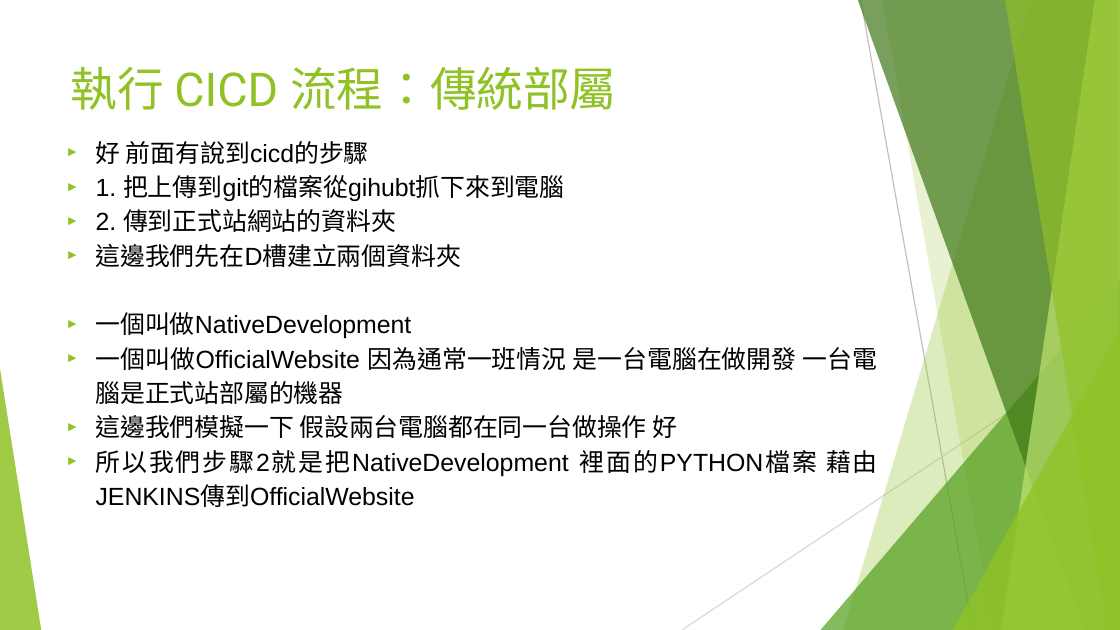
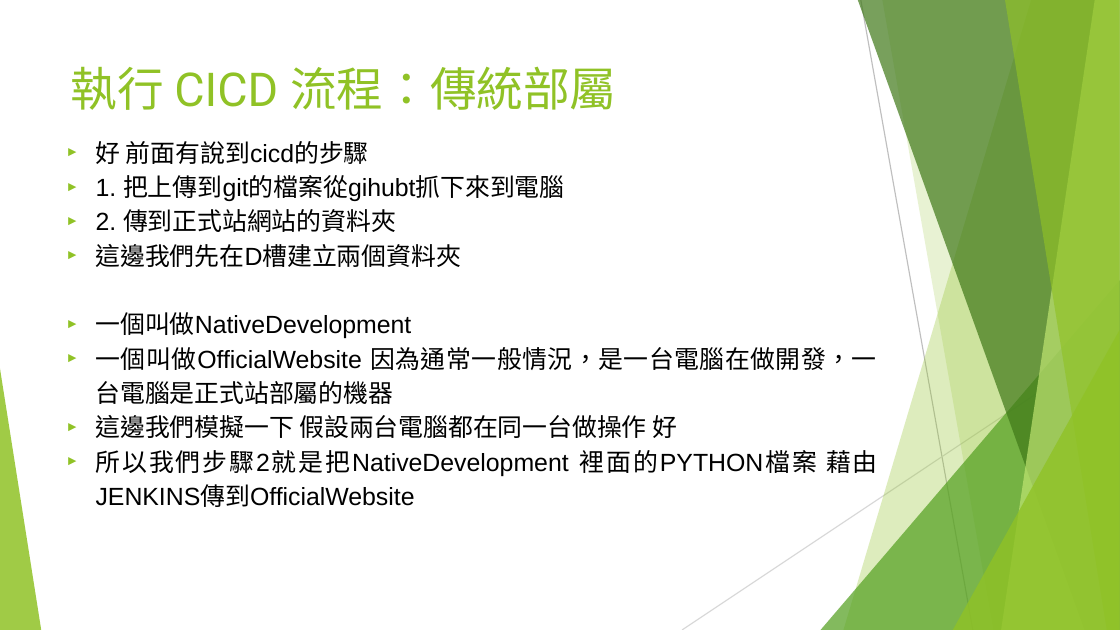
Before and after one commit to coolyuoo/DC5, a slide deck: slide 21 of 單元5.Jenkins與Docker的CICD使用詳解.pptx. Drawn at 1120x630 pixels with LibreOffice and Linux fonts; fonts in the diff are those of the drawing. Boxes give left, top, right and bottom in pixels: in the first picture for what was removed or moved away, otherwise in the second. Text is boxed around its words. In the diff, an @@ line names an element or a change of style, - is before the commit and + after.

```diff
--- a/單元5.Jenkins與Docker的CICD使用詳解.pptx
+++ b/單元5.Jenkins與Docker的CICD使用詳解.pptx
@@ text at (x1=96, y1=347, x2=877, y2=404): text changed @@
-► 一個叫做OfficialWebsite 因為通常一班情況 是一台電腦在做開發 一台電腦是正式站部屬的機器
+► 一個叫做OfficialWebsite 因為通常一般情況，是一台電腦在做開發，一台電腦是正式站部屬的機器
```
Also in this commit, not shown: 1 slide added, 1 other file.
